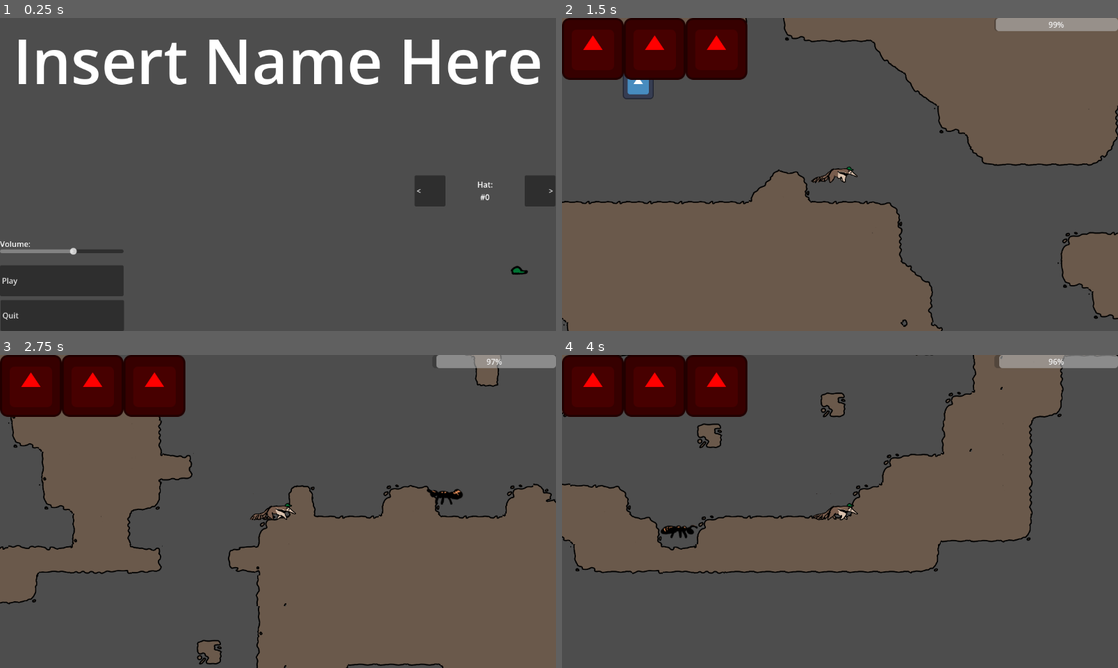
Above: before the commit, frames 1-4 (two rows, left to right).
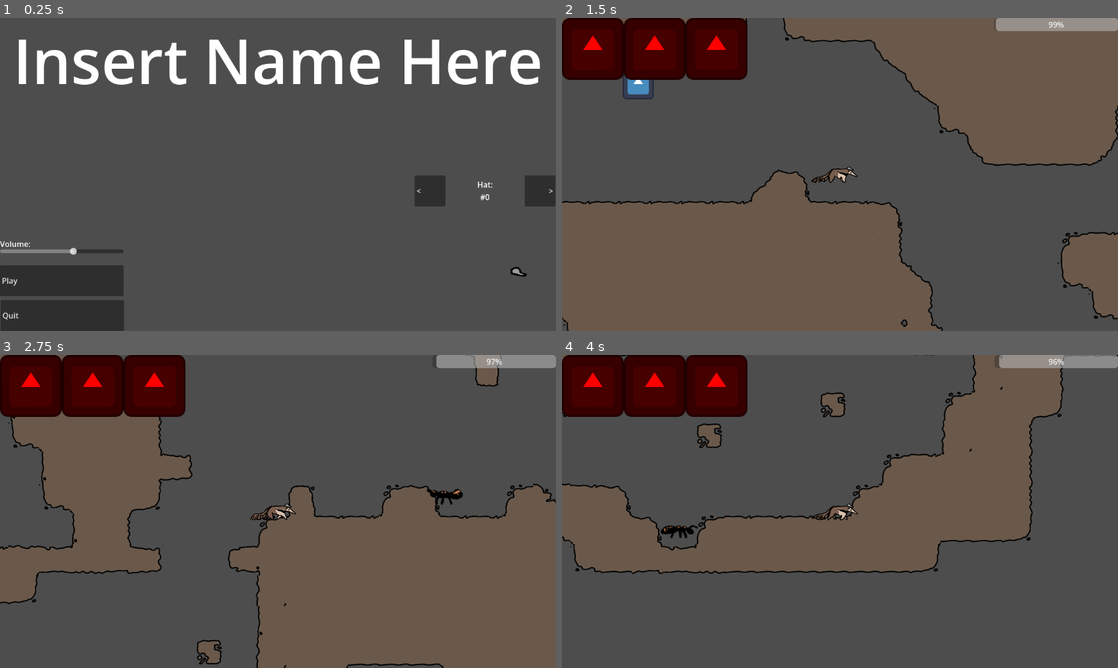
Above: after the commit, the same moments.

Repository: IncrediblyCreativeUsername/Team-Indecisive-Cutthroat-2026
Game: Godot game, scene res://UI/MainMenu.tscn
The game is run twice, just before and just after one commit, with the same random seed, the same clock (stepped at 60 frames per second) and the same inputs. The engine's default icon, where the game draws it, is replaced by a stand-in: a white triangle on a blue panel in a dark square.
Inputs (mouse positions are in pixels of both pictures, inside the frame that each line leads up to):
- Up to frame 1 (0.25 s): no input
- Up to frame 2 (1.5 s): click "Play" at 0.5 s; tap Enter at 1.25 s; move the mouse to (962, 158) at 1.27 s; hold D (MOVE_RIGHT) from 1.28 s (still down); tap Q (DROP) at 1.35 s
- Up to frame 3 (2.75 s): keep holding D (MOVE_RIGHT); tap W (JUMP) at 1.52, 2.27 s; move the mouse to (166, 527) at 2.02 s; tap E (EAT) at 2.1 s
- Up to frame 4 (4 s): move the mouse to (895, 442) at 2.77 s; release D (MOVE_RIGHT) at 2.78 s; hold A (MOVE_LEFT) 2.78-3.53 s; click (895, 442) at 2.85 s; move the mouse to (812, 574) at 3.52 s; hold D (MOVE_RIGHT) from 3.53 s (still down); tap Q (DROP) at 3.6 s; tap W (JUMP) at 3.77 s

The runs differ from the first frame. In frame 1, less than 0.1% of the frame differs, in the area x 91-95%, y 79-83%; in frame 2, less than 0.1%; in frame 3, less than 0.1%; in frame 4, less than 0.1%.

Commit message:
Fixed Hat visibility

Diff:
--- a/Art/HatRes/Cap.tres
+++ b/Art/HatRes/Cap.tres
@@ -36,7 +36,10 @@
 "name": &"stand_tongue",
 "speed": 5.0
 }, {
-"frames": [],
+"frames": [{
+"duration": 1.0,
+"texture": SubResource("AtlasTexture_sq0m8")
+}],
 "loop": true,
 "name": &"walk",
 "speed": 5.0
--- /dev/null
+++ b/Art/HatRes/Goblin.tres
@@ -0,0 +1,61 @@
+[gd_resource type="SpriteFrames" format=3 uid="uid://8hejmaeh23ha"]
+
+[ext_resource type="Texture2D" uid="uid://ole04ijv4b8a" path="res://Art/antgame_chars.png" id="1_tvuwc"]
+
+[sub_resource type="AtlasTexture" id="AtlasTexture_7h3dq"]
+atlas = ExtResource("1_tvuwc")
+region = Rect2(1280, 128, 256, 128)
+
+[sub_resource type="AtlasTexture" id="AtlasTexture_kydf7"]
+atlas = ExtResource("1_tvuwc")
+region = Rect2(1024, 128, 256, 128)
+
+[sub_resource type="AtlasTexture" id="AtlasTexture_tvuwc"]
+atlas = ExtResource("1_tvuwc")
+region = Rect2(512, 384, 256, 128)
+
+[resource]
+animations = [{
+"frames": [{
+"duration": 1.0,
+"texture": SubResource("AtlasTexture_7h3dq")
+}],
+"loop": true,
+"name": &"jump",
+"speed": 5.0
+}, {
+"frames": [{
+"duration": 1.0,
+"texture": SubResource("AtlasTexture_kydf7")
+}, {
+"duration": 1.0,
+"texture": SubResource("AtlasTexture_tvuwc")
+}],
+"loop": true,
+"name": &"stand",
+"speed": 5.0
+}, {
+"frames": [{
+"duration": 1.0,
+"texture": SubResource("AtlasTexture_7h3dq")
+}],
+"loop": true,
+"name": &"stand_tongue",
+"speed": 5.0
+}, {
+"frames": [{
+"duration": 1.0,
+"texture": SubResource("AtlasTexture_kydf7")
+}],
+"loop": true,
+"name": &"walk",
+"speed": 5.0
+}, {
+"frames": [{
+"duration": 1.0,
+"texture": SubResource("AtlasTexture_7h3dq")
+}],
+"loop": true,
+"name": &"walk_tongue",
+"speed": 5.0
+}]
--- /dev/null
+++ b/Art/HatRes/Party.tres
@@ -0,0 +1,54 @@
+[gd_resource type="SpriteFrames" format=3 uid="uid://dbbje75n0w86l"]
+
+[ext_resource type="Texture2D" uid="uid://ole04ijv4b8a" path="res://Art/antgame_chars.png" id="1_22guu"]
+
+[sub_resource type="AtlasTexture" id="AtlasTexture_22guu"]
+atlas = ExtResource("1_22guu")
+region = Rect2(1280, 384, 256, 128)
+
+[sub_resource type="AtlasTexture" id="AtlasTexture_poblu"]
+atlas = ExtResource("1_22guu")
+region = Rect2(1024, 384, 256, 128)
+
+[resource]
+animations = [{
+"frames": [{
+"duration": 1.0,
+"texture": SubResource("AtlasTexture_22guu")
+}],
+"loop": true,
+"name": &"jump",
+"speed": 5.0
+}, {
+"frames": [{
+"duration": 1.0,
+"texture": SubResource("AtlasTexture_poblu")
+}],
+"loop": true,
+"name": &"stand",
+"speed": 5.0
+}, {
+"frames": [{
+"duration": 1.0,
+"texture": SubResource("AtlasTexture_22guu")
+}],
+"loop": true,
+"name": &"stand_tongue",
+"speed": 5.0
+}, {
+"frames": [{
+"duration": 1.0,
+"texture": SubResource("AtlasTexture_poblu")
+}],
+"loop": true,
+"name": &"walk",
+"speed": 5.0
+}, {
+"frames": [{
+"duration": 1.0,
+"texture": SubResource("AtlasTexture_22guu")
+}],
+"loop": true,
+"name": &"walk_tongue",
+"speed": 5.0
+}]
--- a/Player/Hats.tscn
+++ b/Player/Hats.tscn
@@ -7,24 +7,29 @@
 [node name="Hats" type="Node2D" unique_id=1316857142]
 script = ExtResource("1_gm011")
 
+[node name="Hat0" type="AnimatedSprite2D" parent="." unique_id=1139734948]
+position = Vector2(0, -1)
+sprite_frames = ExtResource("2_7h3dq")
+animation = &"walk"
+
 [node name="Hat1" type="AnimatedSprite2D" parent="." unique_id=98010022]
-modulate = Color(0, 0.7490196, 0.32941177, 1)
+visible = false
+position = Vector2(0, -1)
+sprite_frames = ExtResource("2_7h3dq")
+animation = &"walk"
+
+[node name="Hat2" type="AnimatedSprite2D" parent="." unique_id=655698553]
+visible = false
 position = Vector2(0, -1)
 sprite_frames = ExtResource("2_7h3dq")
 animation = &"stand_tongue"
 
-[node name="Hat2" type="AnimatedSprite2D" parent="." unique_id=655698553]
-modulate = Color(0, 0.7490196, 0.32941177, 1)
-position = Vector2(0, -1)
-sprite_frames = ExtResource("3_7h3dq")
-animation = &"stand_tongue"
-
 [node name="Hat3" type="AnimatedSprite2D" parent="." unique_id=1877250235]
-modulate = Color(0, 0.7490196, 0.32941177, 1)
+visible = false
 sprite_frames = ExtResource("3_7h3dq")
 animation = &"stand_tongue"
 
 [node name="Hat4" type="AnimatedSprite2D" parent="." unique_id=1340910683]
-modulate = Color(0, 0.7490196, 0.32941177, 1)
+visible = false
 sprite_frames = ExtResource("3_7h3dq")
 animation = &"stand_tongue"
